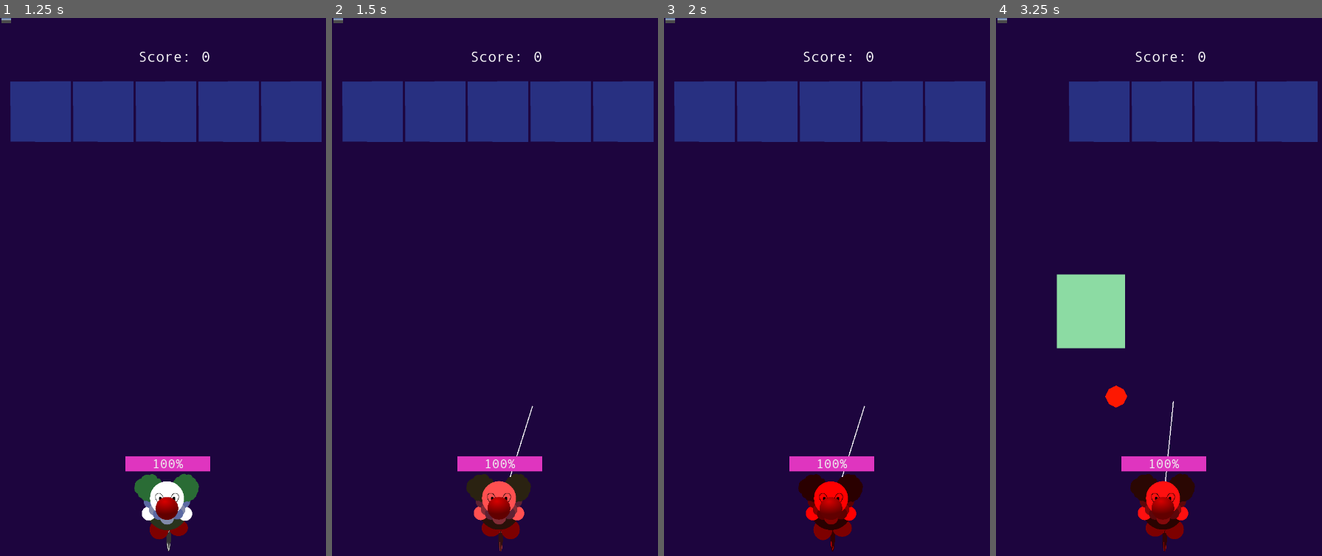
Above: before the commit, frames 1-4 (left to right).
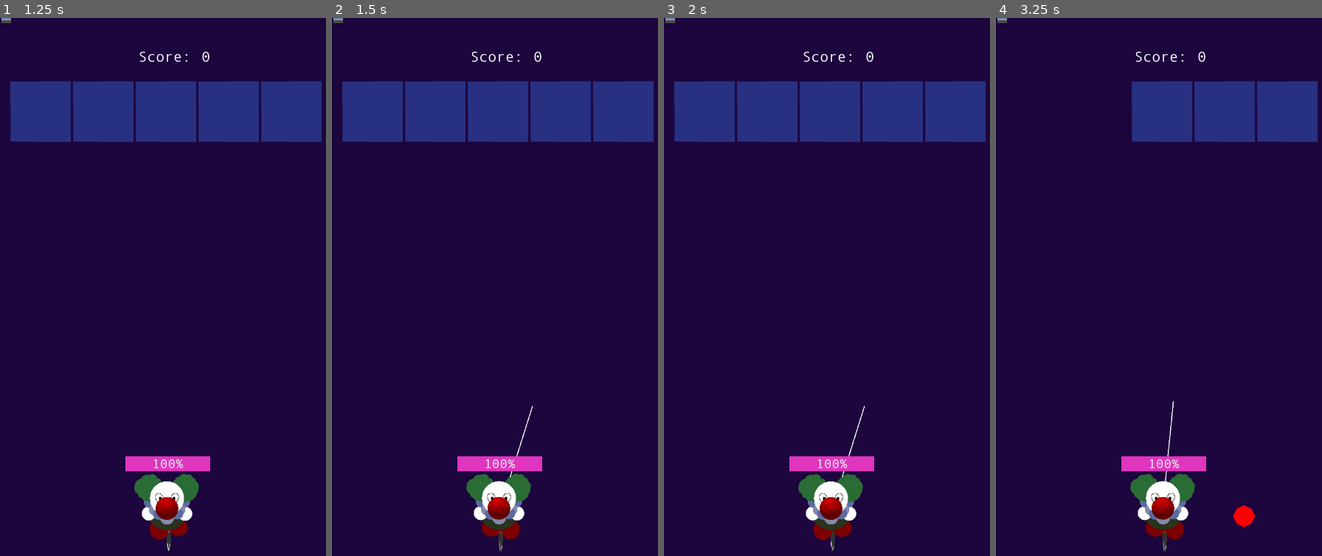
Above: after the commit, the same moments.

Repository: drarbego/payaso-de-equilibrio
Game: Godot game, scene res://StartGameMenu.tscn
Two runs of this game, one before a commit and one after it. Both use one fixed random seed, a clock stepped at 60 frames per second and the inputs below. A sky picture missing from this copy of the repository is replaced by a grey-blue gradient.
Inputs (mouse positions are in pixels of both pictures, inside the frame that each line leads up to):
- Up to frame 1 (1.25 s): click "Start" at 0.5 s
- Up to frame 2 (1.5 s): move the mouse to (569, 281) at 1.27 s; press the mouse at (569, 281) at 1.28 s
- Up to frame 3 (2 s): no input
- Up to frame 4 (3.25 s): tap Enter at 2 s; move the mouse to (1097, 340) at 2.02 s; release the mouse at (1097, 340) at 2.03 s; click (1097, 340) at 2.1 s; move the mouse to (1194, 184) at 2.77 s; press the mouse at (1194, 184) at 2.78 s

Frame 1 is identical in both runs. In frame 2, 1.3% of the frame differs, in the area x 41-62%, y 84-100%; in frame 3, 1.3%; in frame 4, 6.7%, in the area x 18-80%, y 11-100%.

Commit message:
Remove dragging interaction

Diff:
--- a/Characters/Payasito.gd
+++ b/Characters/Payasito.gd
@@ -11,7 +11,7 @@
 var bullets = 3
 
 signal fell
-signal shot(dir, speed_factor)
+signal shot(dir)
 
 class_name Player
 
@@ -22,16 +22,8 @@
 	FALLING
 }
 
-var shoot_charge_timer = Timer.new()
-var shoot_charge_wait_time = 1.0
-
 var state = BALANCING
 
-func _ready():
-	self.shoot_charge_timer.autostart = false
-	self.shoot_charge_timer.one_shot = true
-	self.shoot_charge_timer.set_wait_time(self.shoot_charge_wait_time)
-	self.add_child(self.shoot_charge_timer)
 
 func _physics_process(delta):
 	var inclination = self.get_inclination()
@@ -54,15 +46,13 @@
 func _unhandled_input(event):
 	if event.is_action_pressed("shoot") and self.bullets > 0:
 		self.state = AIMING
-		self.shoot_charge_timer.start()
 
 	if event.is_action_released("shoot"):
 		var shoot_dir = (get_global_mouse_position() - self.global_position).normalized()
-		var speed_factor = (self.shoot_charge_wait_time - self.shoot_charge_timer.get_time_left()) / self.shoot_charge_wait_time
 
 		if self.bullets > 0 and shoot_dir.angle() < 0 and self.state == AIMING:
 			self.decrease_bullets()
-			emit_signal("shot", shoot_dir, speed_factor)
+			emit_signal("shot", shoot_dir)
 		self.state = BALANCING
 
 func increase_bullets():
@@ -84,15 +74,6 @@
 func _process(delta):
 	update()
 	$ProgressBar.value = self.equilibrium
-	if self.state == AIMING:
-		var modulate = $AnimatedSprite.modulate + (Color(1, -1, -1) * delta * self.shoot_charge_wait_time)
-		$AnimatedSprite.modulate = Color(
-			clamp(modulate.r, 0, 1),
-			clamp(modulate.g, 0, 0.5),
-			clamp(modulate.b, 0, 0.5)
-		)
-	else:
-		$AnimatedSprite.modulate = Color.white
 
 func _draw():
 	if self.state == AIMING:
--- a/Env.gd
+++ b/Env.gd
@@ -1,36 +1,19 @@
 extends Node2D
 
-const obstacle_class = preload("res://Obstacle.tscn")
 const projectile_class = preload("res://BaseProjectile.tscn")
 const ammo_class = preload("res://Ammo.tscn")
 const cloud_texture = preload("res://Assets/Background/Cloud_01.png")
-
-var spawn_timer = Timer.new()
-var obstacle_spawn_time = 2
 
 export(float) var CLOUD_ANIMATION_SPEED = 300
 var score = 0
 
 func _ready():
 	randomize()
-	spawn_timer.set_wait_time(obstacle_spawn_time)
-	spawn_timer.connect("timeout", self, "spawn_obstacle")
-	spawn_timer.set_autostart(true)
-	add_child(spawn_timer)
 	$Score/Points.set_text(str(self.score))
 
 func _on_ScoreTimer_timeout():
 	self.score += 100
 	$Score/Points.set_text(str(self.score))
-
-
-func spawn_obstacle():
-	var spawn_length = ($ObstacleSpawner/End.position - $ObstacleSpawner/Start.position).x
-	var spawn_pos = Vector2($ObstacleSpawner/Start.position.x + randf() * spawn_length, $ObstacleSpawner/Start.position.y)
-	var obstacle = obstacle_class.instance()
-	obstacle.position = spawn_pos
-	obstacle.connect("destroyed", self, "_on_obstacle_destroyed")
-	$Obstacles.add_child(obstacle)
 
 func _on_obstacle_destroyed(points):
 	self.score += points
@@ -68,7 +51,6 @@
 	if body is Brick:
 		game_over()
 
-
 func _on_GameOverTimer_timeout():
 	game_over()
 
@@ -89,11 +71,10 @@
 	$Payasito.state = $Payasito.FALLING
 	$Payasito/AnimationPlayer.play("falling")
 
-func _on_Payasito_shot(dir, speed_factor):
+func _on_Payasito_shot(dir):
 	var projectile = projectile_class.instance()
 	projectile.dir = dir
 	projectile.global_position = $Payasito.global_position + dir * 100
-	projectile.speed = projectile.max_speed * speed_factor
 	$Projectiles.add_child(projectile)
 
 func game_over():
